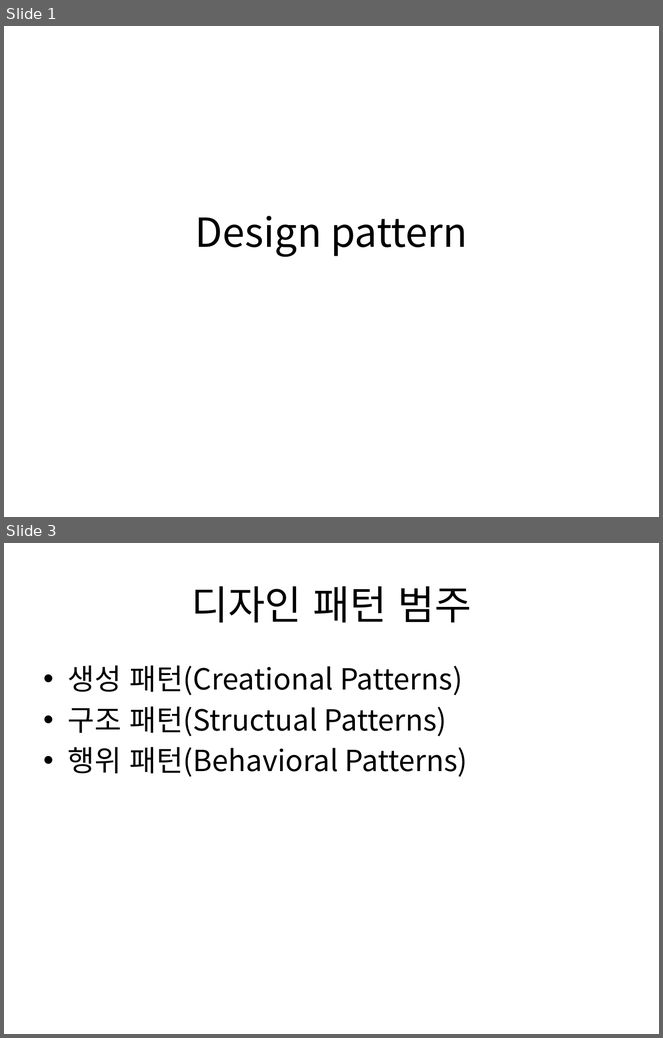
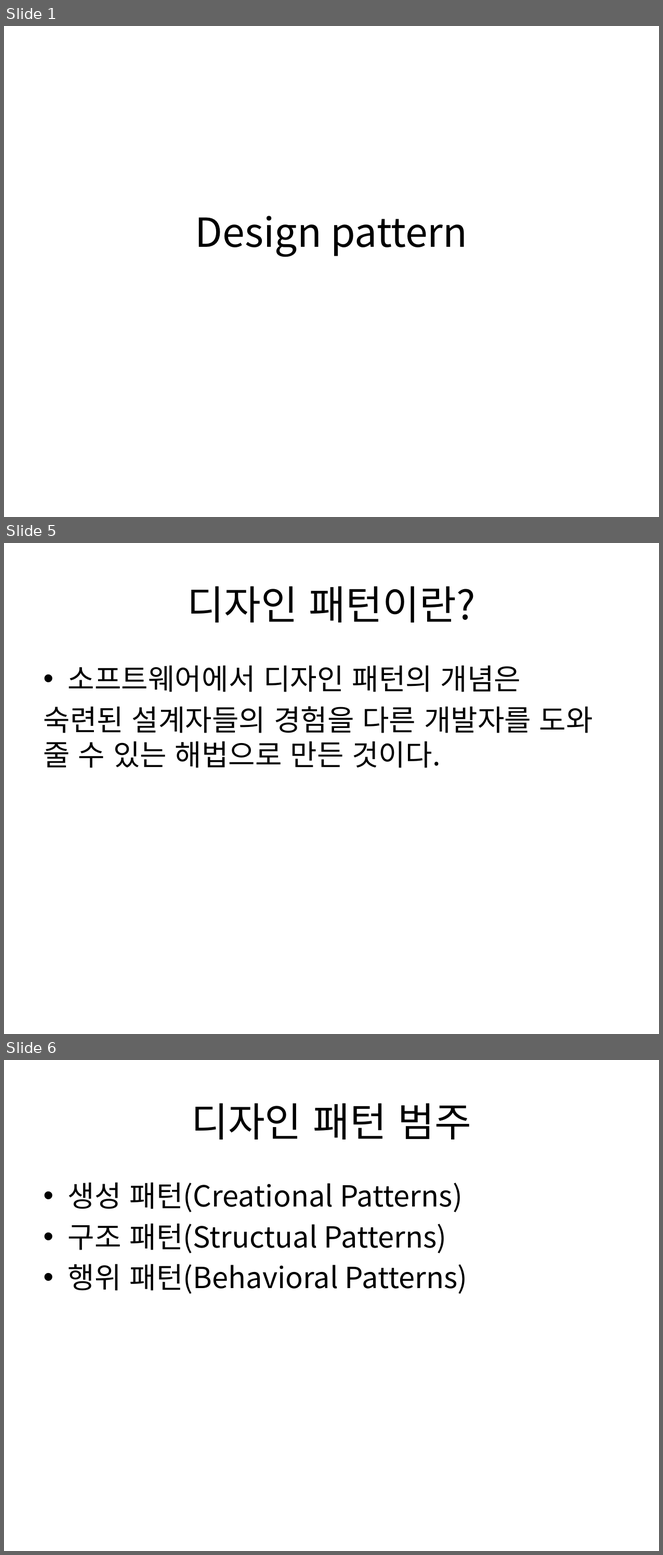
Before and after one commit to jboa86/designpattern, a slide deck: doc/Design pattern.pptx. Shown one above the other, each under a label of ours: slides 1 and 3 before the commit, slides 1, 5 and 6 after it; the slides between them are not shown. The pictures are 663x1038 and 663x1555 pixels, drawn with LibreOffice and Linux fonts; fonts in the diff are those of the drawing. Boxes give left, top, right and bottom in pixels: in the first picture for what was removed or moved away, otherwise in the second. Text is boxed around its words. In the diff, an @@ line names an element or a change of style, - is before the commit and + after.

```diff
--- a/doc/Design pattern.pptx
+++ b/doc/Design pattern.pptx
@@ slide 5 added at (4, 543, 659, 1034), background #FFFFFF @@
@@ title added at (188, 586, 476, 623), 44 pt, text #000000 @@
+디자인 패턴이란?
@@ text added at (44, 665, 593, 768), 32 pt, text #000000 @@
+• 소프트웨어에서 디자인 패턴의 개념은
+숙련된 설계자들의 경험을 다른 개발자를 도와 줄 수 있는 해법으로 만든 것이다.
@@ what was slide 3 is now slide 6 @@
```
Also in this commit, not shown: 2 slides changed, 5 other slides added, 1 other file.
